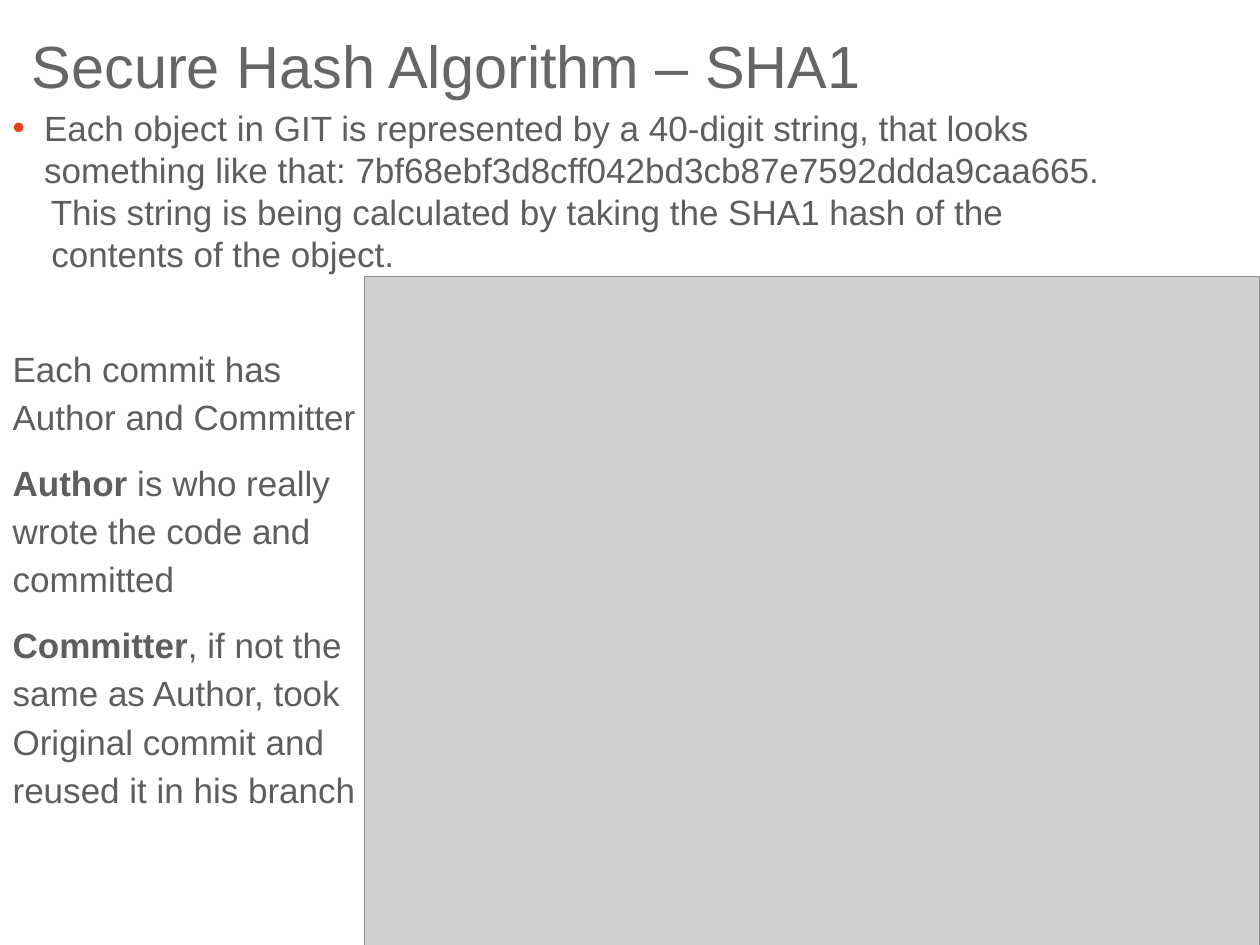
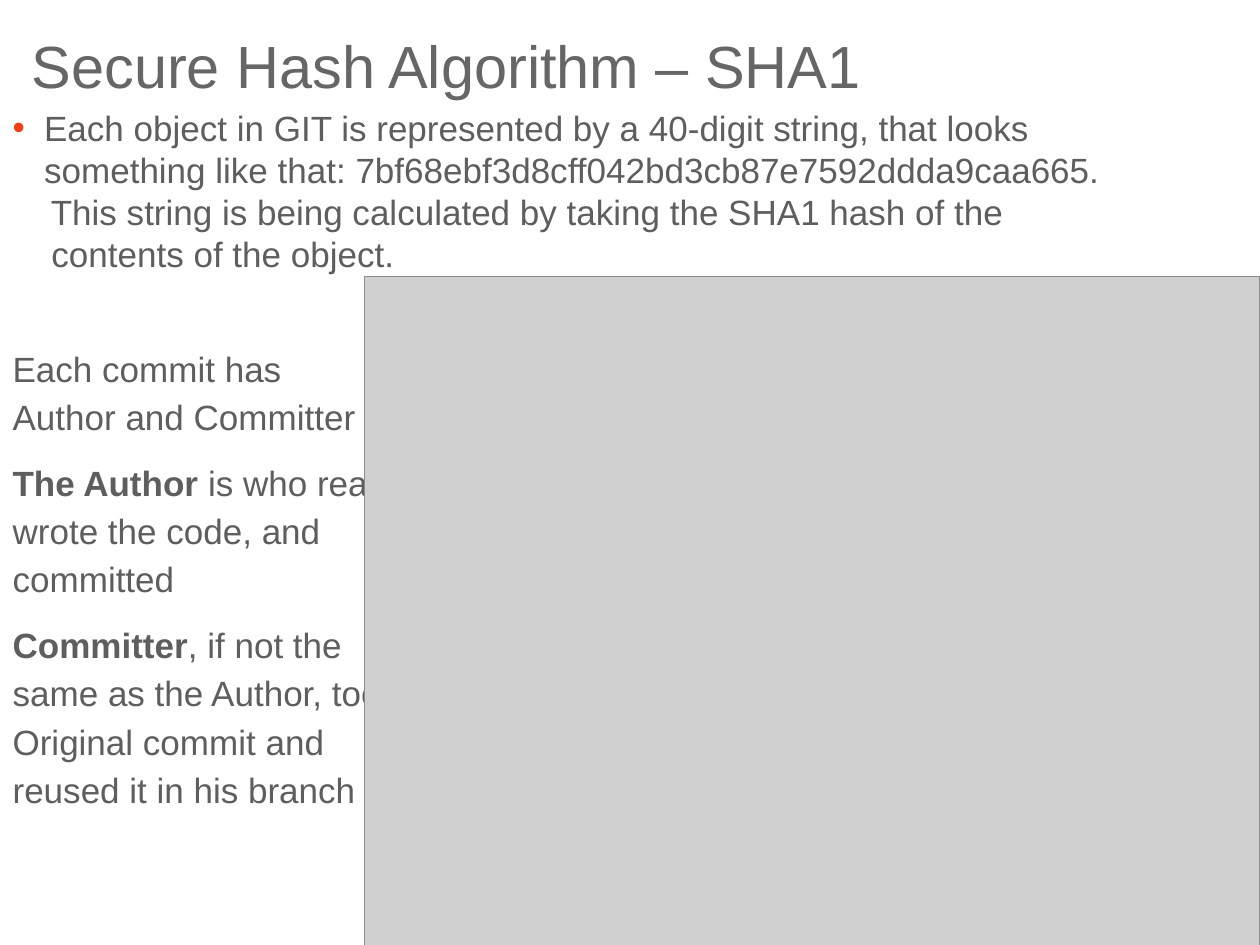
Before and after one commit to ilyaro/mysite, a slide deck: slide 16 of WorkStuff/Courses/Git/Git_General_Training_Lab/Git_General_Training_ap.ppt.pptx. Drawn at 1260x945 pixels with LibreOffice and Linux fonts; fonts in the diff are those of the drawing; grey boxes stand for pictures. Boxes give left, top, right and bottom in pixels: in the first picture for what was removed or moved away, otherwise in the second. Text is boxed around its words. In the diff, an @@ line names an element or a change of style, - is before the commit and + after.

```diff
--- a/WorkStuff/Courses/Git/Git_General_Training_Lab/Git_General_Training_ap.ppt.pptx
+++ b/WorkStuff/Courses/Git/Git_General_Training_Lab/Git_General_Training_ap.ppt.pptx
@@ text at <box>13,467,401,804</box>: text changed @@
-Author is who really
-wrote the code and
-committed
-Committer, if not the
-same as Author, took
-Original commit and
-reused it in his branch
+The Author is who really
+wrote the code, and
+committed
+Committer, if not the
+same as the Author, took
+Original commit and
+reused it in his branch
```
Also in this commit, not shown: 10 other slides changed, 1 other file.
